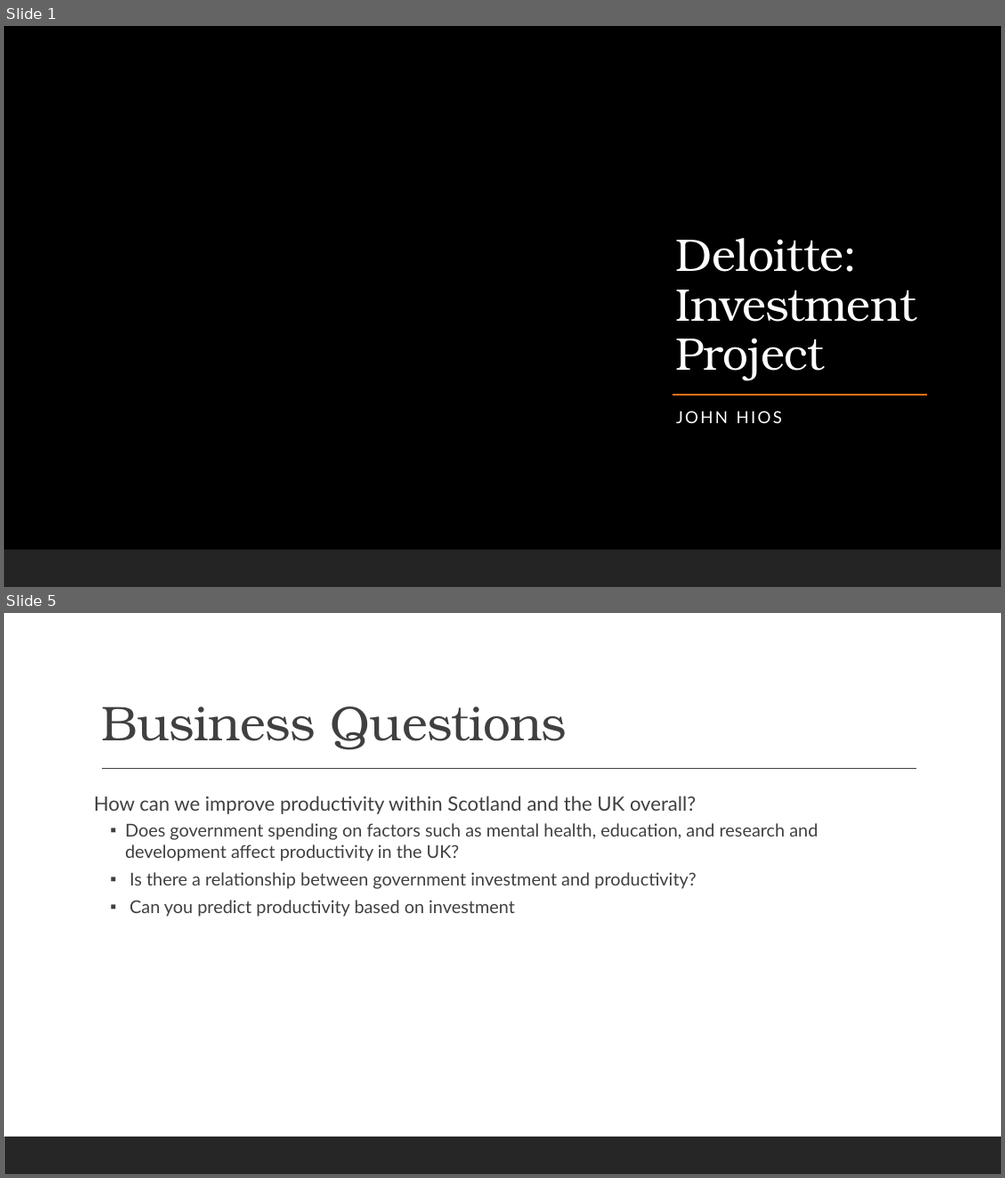
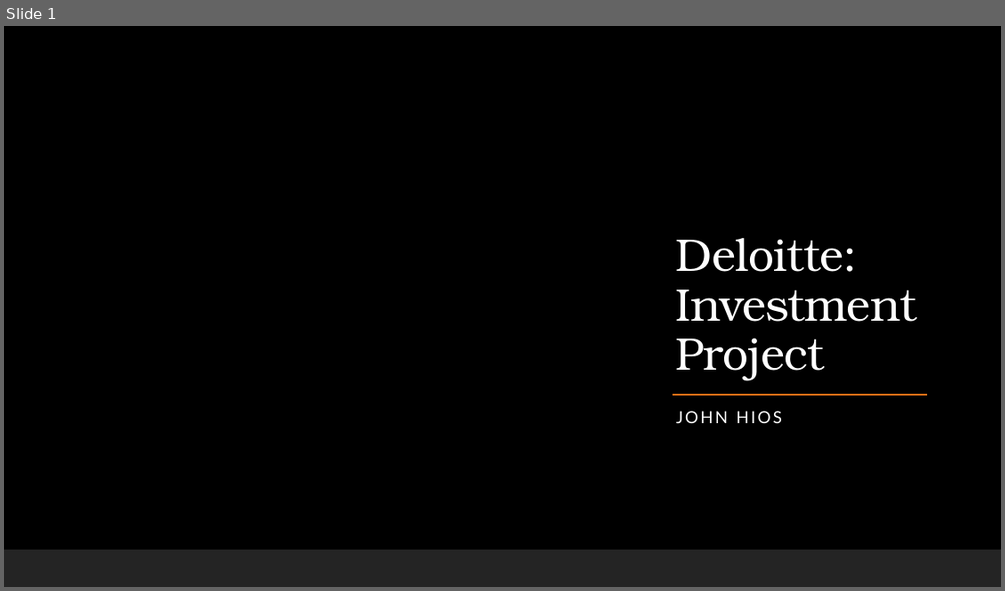
Before and after one commit to JohnHios/final_project, a slide deck: deloitte_investment_project/outputs/Deloitte_Investment_Project_JohnHios.pptx. Shown one above the other, each under a label of ours: slides 1 and 5 before the commit, slide 1 after it; the slides between them are not shown. The pictures are 1005x1178 and 1005x591 pixels, drawn with LibreOffice and Linux fonts; fonts in the diff are those of the drawing; background and template pictures are left out. Boxes give left, top, right and bottom in pixels: in the first picture for what was removed or moved away, otherwise in the second. Text is boxed around its words. In the diff, an @@ line names an element or a change of style, - is before the commit and + after.

```diff
--- a/deloitte_investment_project/outputs/Deloitte_Investment_Project_JohnHios.pptx
+++ b/deloitte_investment_project/outputs/Deloitte_Investment_Project_JohnHios.pptx
@@ slide 5 removed at bbox=[4, 613, 1001, 1174], background #FFFFFF; not listed: 1 template element that a slide beside it also shows @@
@@ title removed at bbox=[101, 706, 566, 750] @@
-Business Questions
@@ line removed from (102, 769) to (917, 769) @@
@@ text removed at bbox=[94, 795, 817, 916] @@
-How can we improve productivity within Scotland and the UK overall?
-  ▪ Does government spending on factors such as mental health, education, and research and development affect productivity in the UK?
-  ▪ Is there a relationship between government investment and productivity?
-  ▪ Can you predict productivity based on investment
```
Also in this commit, not shown: 7 slides changed, 2 slides added, 8 other slides removed.
